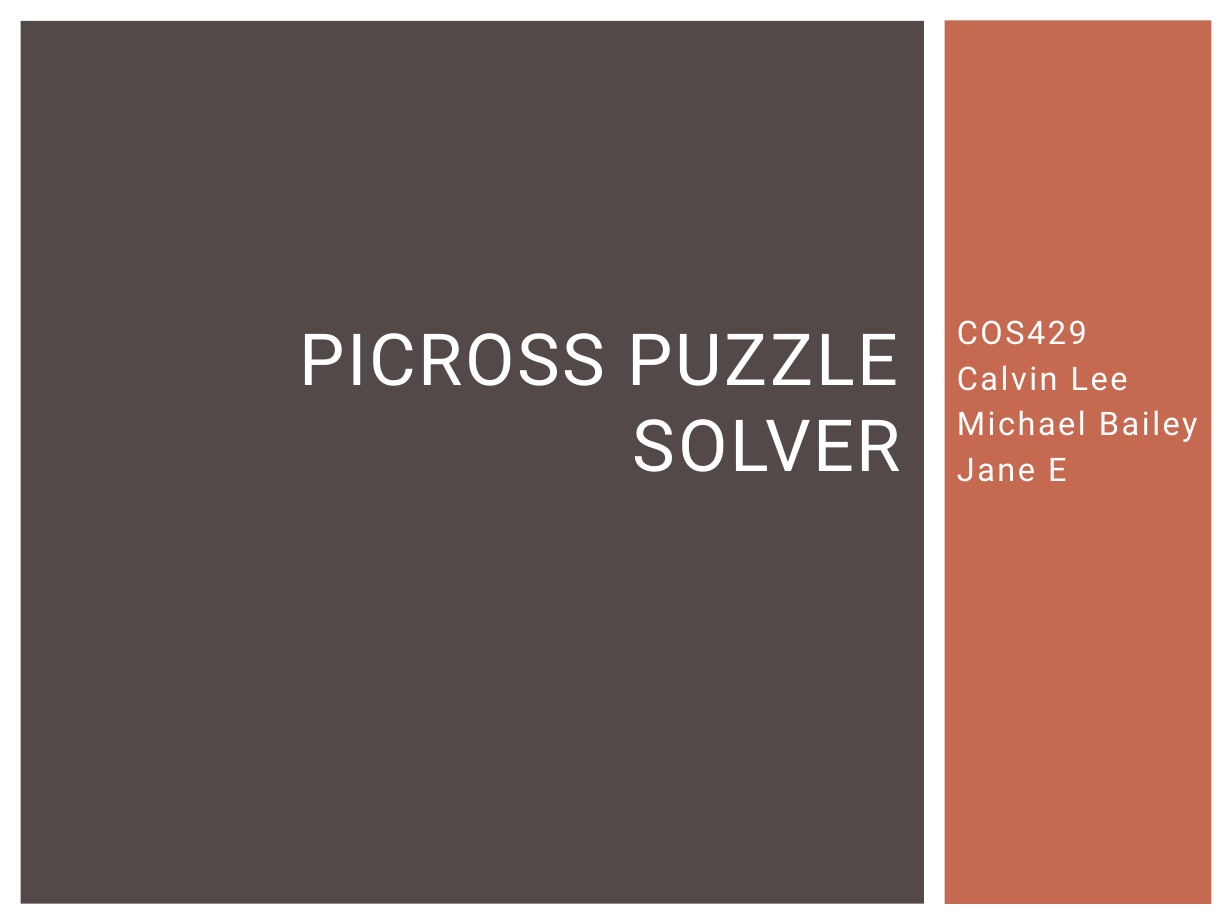
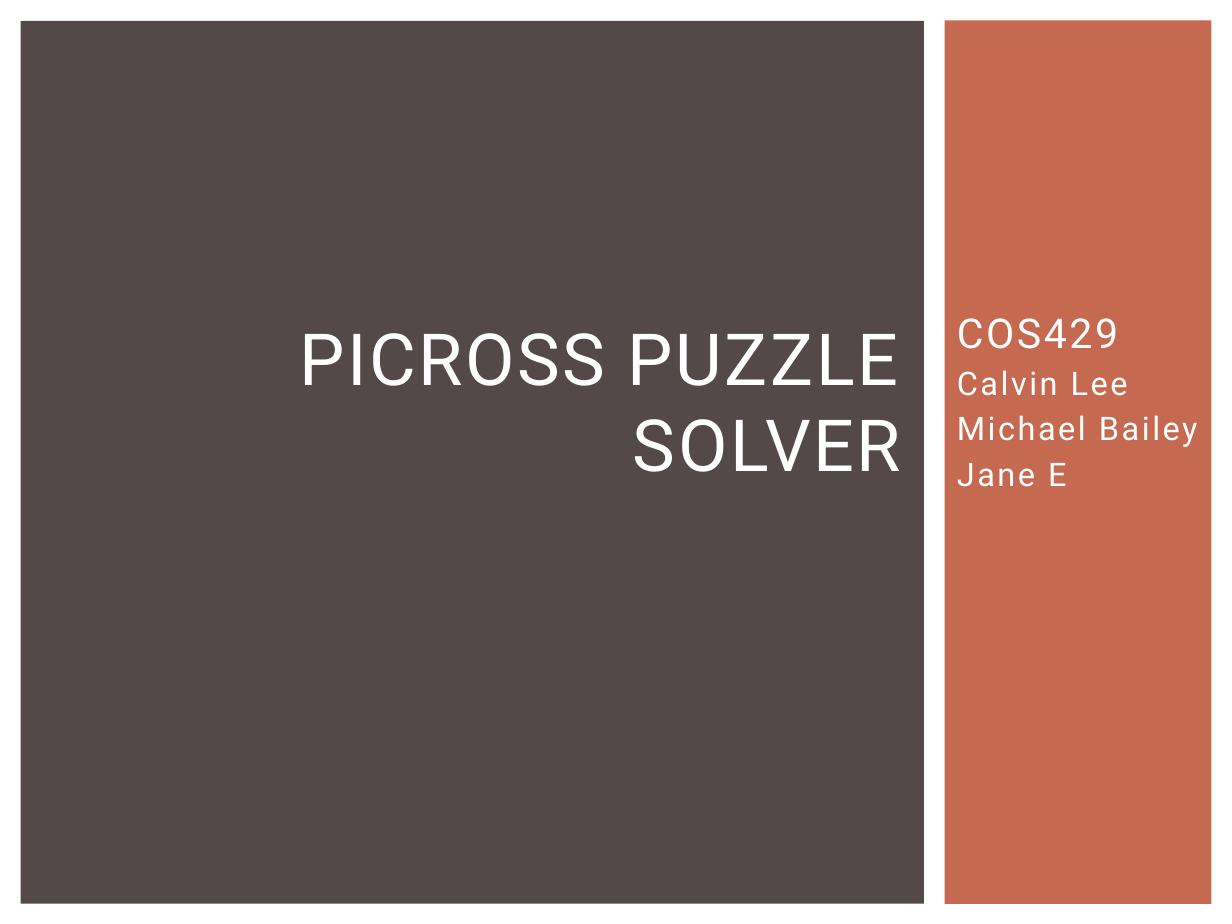
Before and after one commit to Calvin-Michael-Jane/Picross-Vision-Solver, a slide deck: slide 1 of COS429FinalProject.pptx. Drawn at 1232x924 pixels with LibreOffice and Linux fonts; fonts in the diff are those of the drawing. Boxes give left, top, right and bottom in pixels: in the first picture for what was removed or moved away, otherwise in the second. Text is boxed around its words. In the diff, an @@ line names an element or a change of style, - is before the commit and + after.

```diff
--- a/COS429FinalProject.pptx
+++ b/COS429FinalProject.pptx
@@ subtitle at [957, 318, 1118, 349]: size 19 to 24 pt in "COS429"; more space between paragraphs @@
```
Also in this commit, not shown: 1 other slide changed, 1 slide added, 2 other files.
